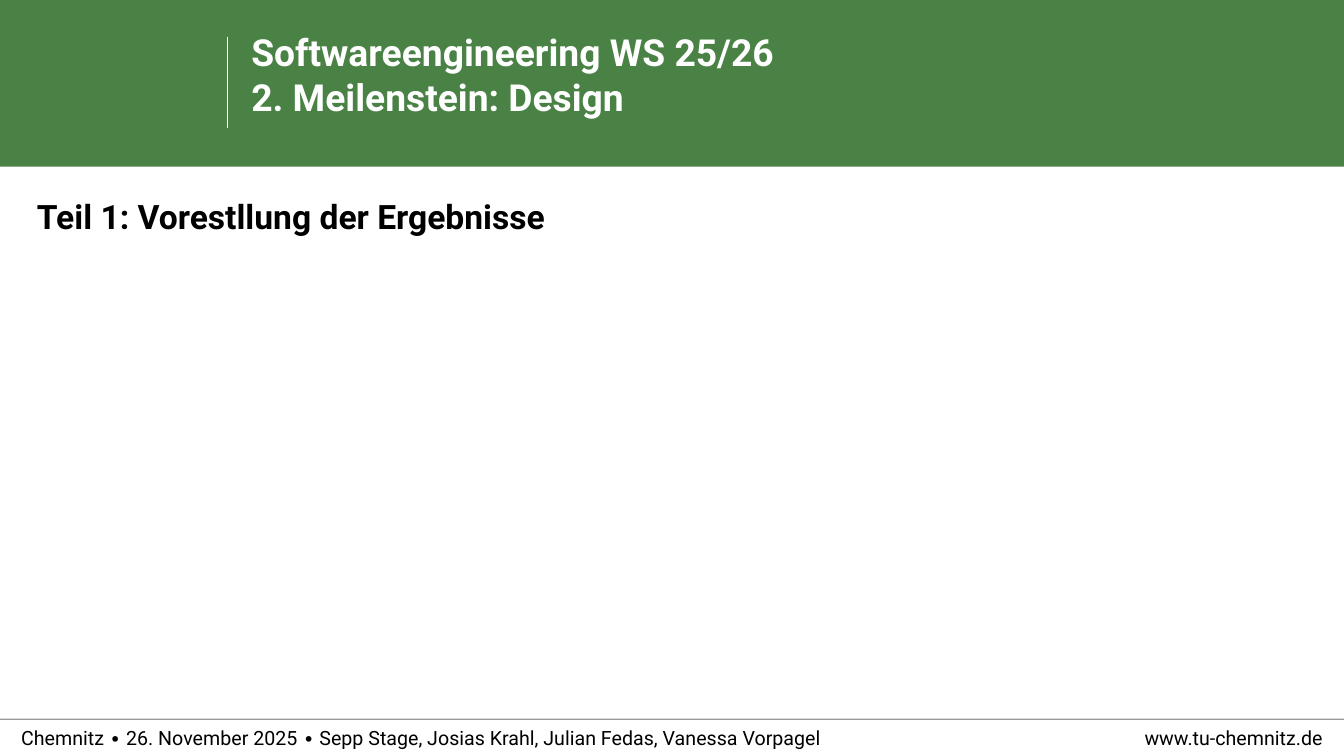
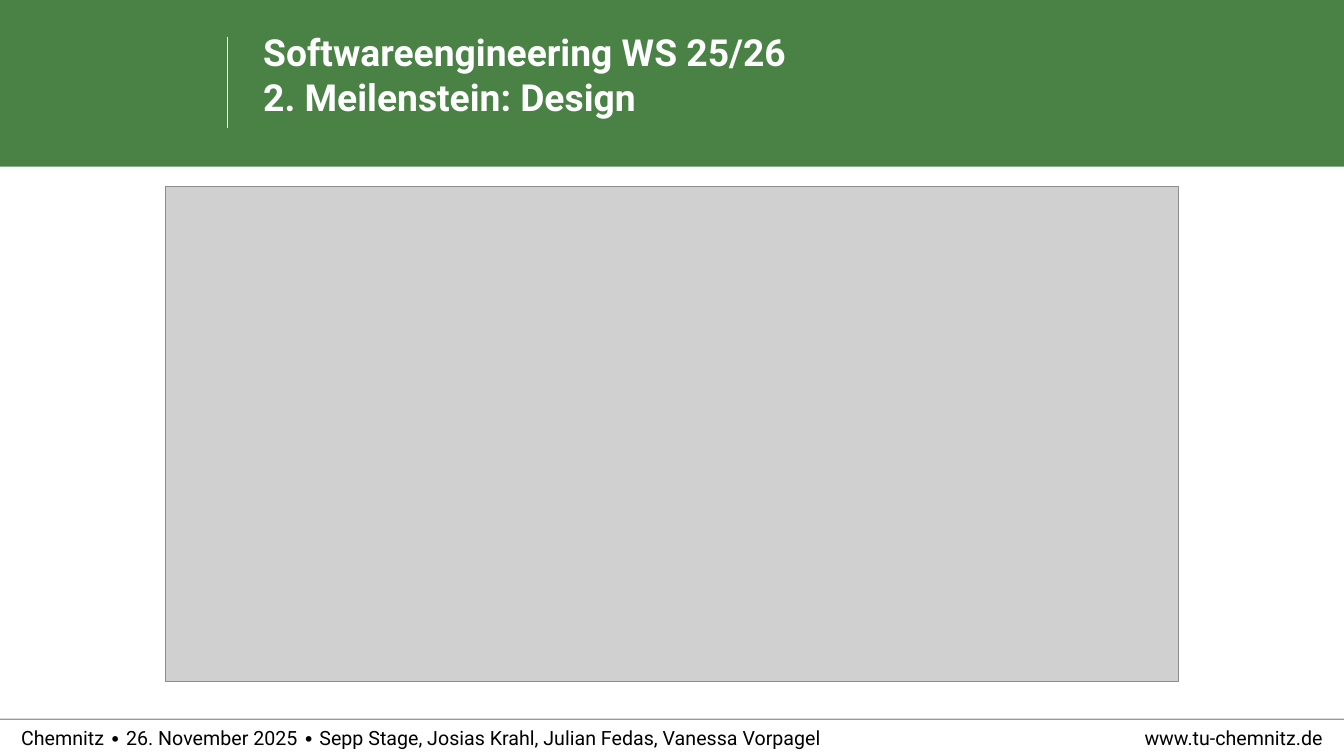
Before and after one commit to RealBiggerBo/Softwaretechnik, a slide deck: slide 1 of Abgabe_Meilenstein2/Meilenstein 2 - Design.pptx. Drawn at 1344x756 pixels with LibreOffice and Linux fonts; fonts in the diff are those of the drawing; grey boxes stand for pictures; background and template pictures are left out. Boxes give left, top, right and bottom in pixels: in the first picture for what was removed or moved away, otherwise in the second. Text is boxed around its words. In the diff, an @@ line names an element or a change of style, - is before the commit and + after.

```diff
--- a/Abgabe_Meilenstein2/Meilenstein 2 - Design.pptx
+++ b/Abgabe_Meilenstein2/Meilenstein 2 - Design.pptx
@@ title "Softwareengineering WS 25/26 2. Meilenstein: ...": place and size @@
-title "Softwareengineering WS 25/26 2. Meilenstein: ..." at (251, 37, 774, 119)
+title "Softwareengineering WS 25/26 2. Meilenstein: ..." at (263, 37, 785, 119)
@@ text removed at (37, 203, 545, 236) @@
-Teil 1: Vorestllung der Ergebnisse
@@ picture added at (165, 187, 1179, 682) @@
```
Also in this commit, not shown: 1 other slide changed.
